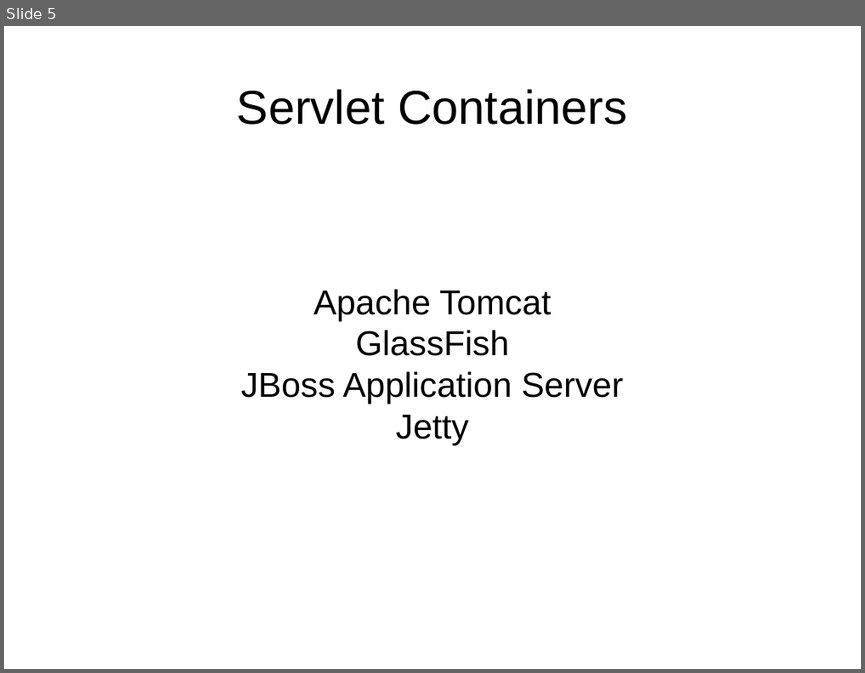
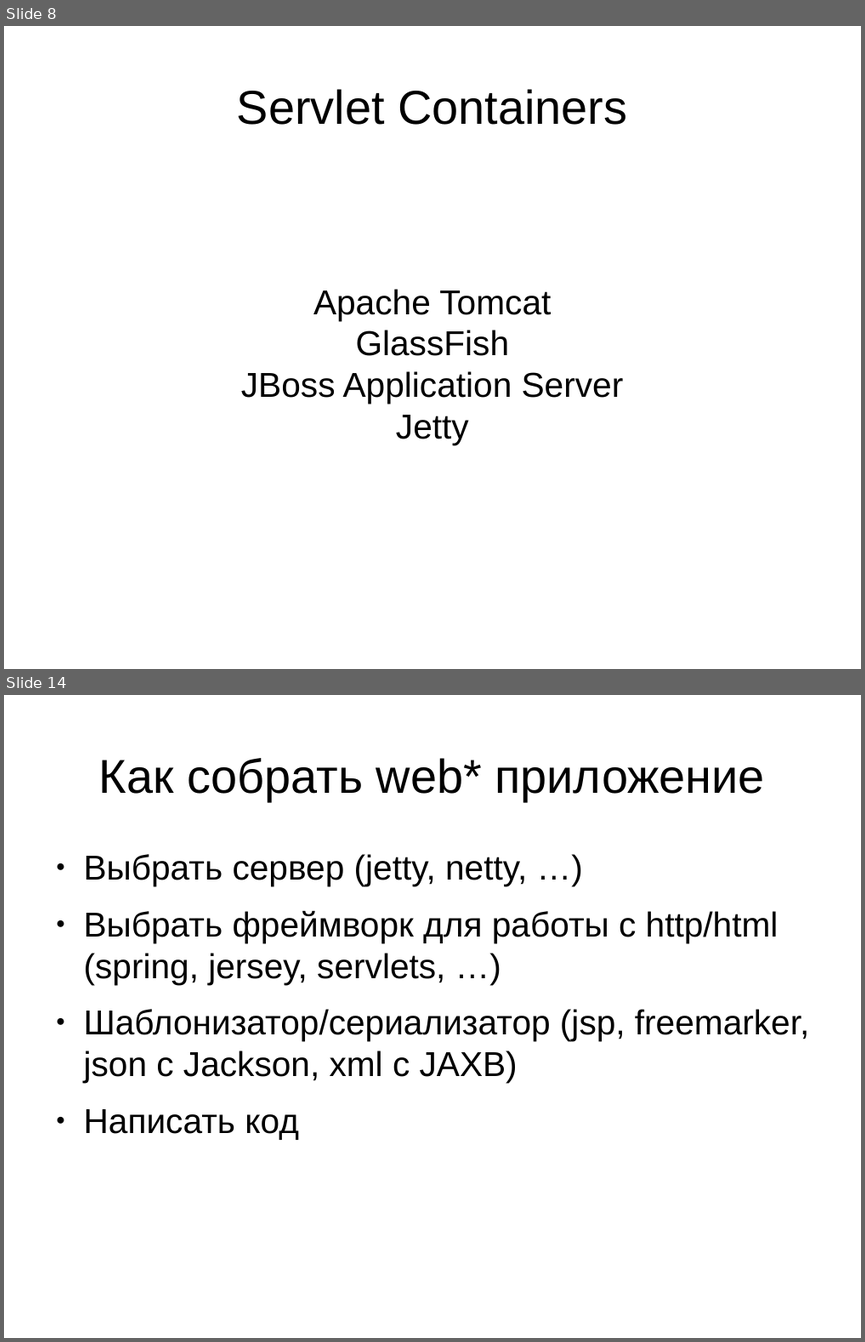
Before and after one commit to Aulust/example-servlets, a slide deck: presentation.odp. Shown one above the other, each under a label of ours: slide 5 before the commit, slides 8 and 14 after it; the slides between them are not shown. The pictures are 865x673 and 865x1342 pixels, drawn with LibreOffice and Linux fonts; fonts in the diff are those of the drawing. Boxes give left, top, right and bottom in pixels: in the first picture for what was removed or moved away, otherwise in the second. Text is boxed around its words. In the diff, an @@ line names an element or a change of style, - is before the commit and + after.

```diff
--- a/presentation.odp
+++ b/presentation.odp
@@ slide 14 added at (4, 695, 861, 1338), background #FFFFFF @@
@@ title added at (99, 758, 765, 801), 44 pt, text #000000 @@
+Как собрать web* приложение
@@ text added at (84, 854, 809, 1140), 32 pt, text #000000 @@
+● Выбрать сервер (jetty, netty, …)
+● Выбрать фреймворк для работы с http/html (spring, jersey, servlets, …)
+● Шаблонизатор/сериализатор (jsp, freemarker, json с Jackson, xml с JAXB)
+● Написать код
@@ what was slide 5 is now slide 8 @@
```
Also in this commit, not shown: 1 slide changed, 4 other slides added, 2 slides removed, 9 other files.
